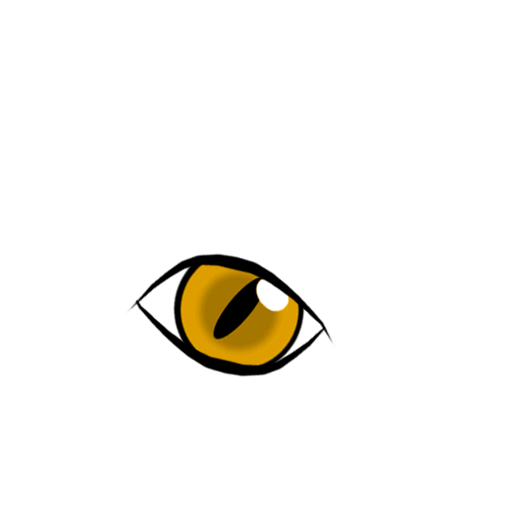
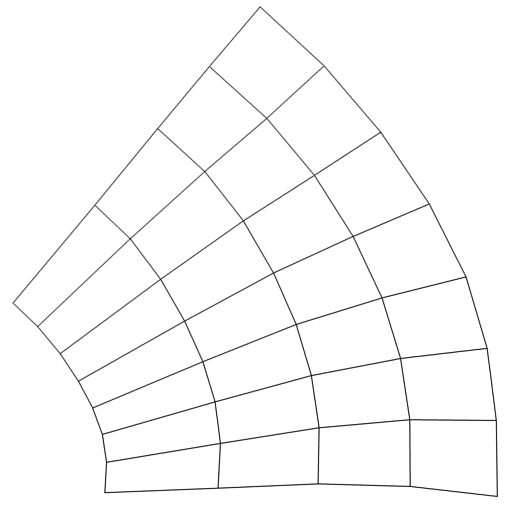
Comparing the layer stacks of the two 512 x 512 images. Changes:
showed "Layer 0" over [12, 6, 499, 498]
hid group "Eye 1" (5 layers) over [111, 219, 396, 387]
painted on "Layer 3" over [111, 219, 396, 387]
painted on "Layer 9" over [177, 226, 350, 377]
painted on "Layer 7" over [172, 224, 354, 381]
painted on "Layer 8" over [125, 226, 380, 380]
